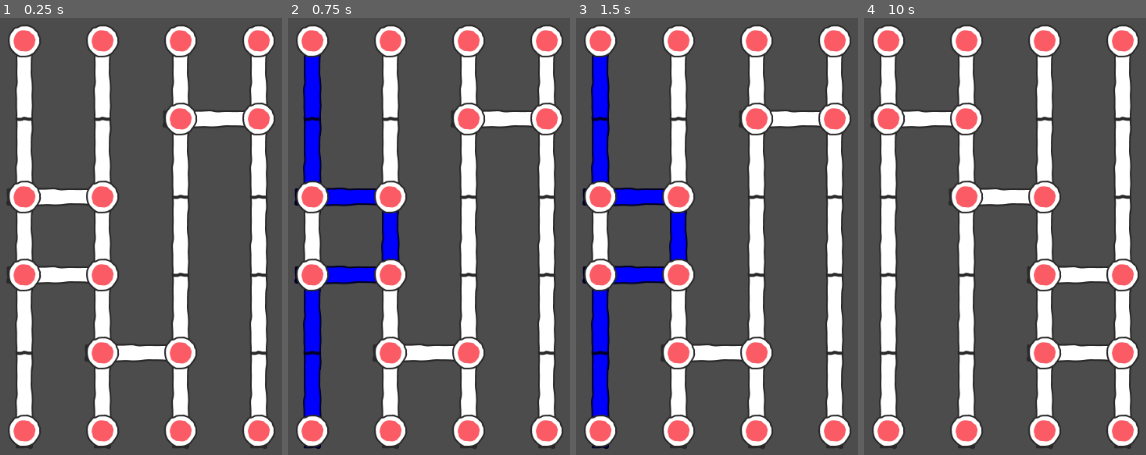
Above: before the commit, frames 1-4 (left to right).
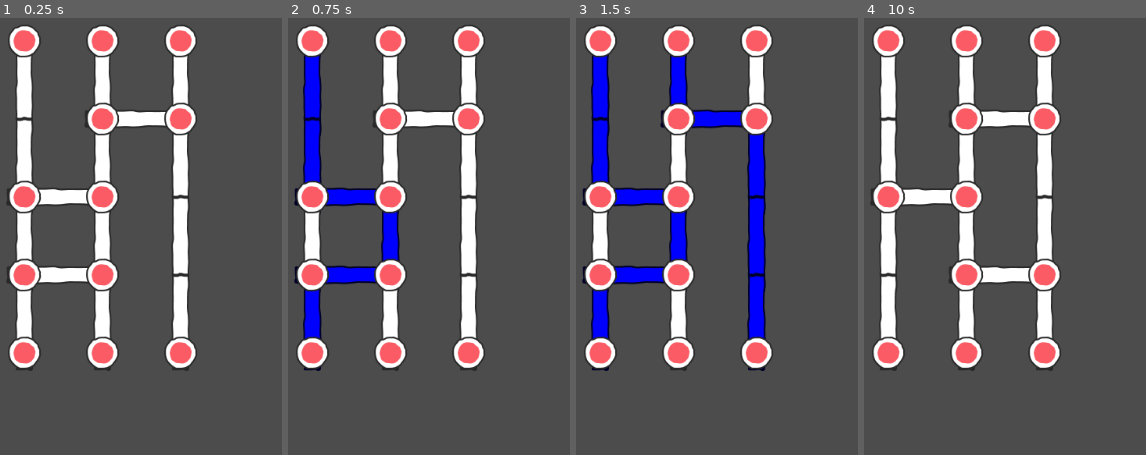
Above: after the commit, the same moments.

Repository: JoelCoyos/IngenieriaVideojuegos
Game: Godot game, scene res://Game.tscn
Two runs of this game, one before a commit and one after it. Both use one fixed random seed, a clock stepped at 60 frames per second and the inputs below.
Inputs (mouse positions are in pixels of both pictures, inside the frame that each line leads up to):
- Up to frame 1 (0.25 s): no input
- Up to frame 2 (0.75 s): tap Enter at 0.5 s; move the mouse to (313, 39) at 0.52 s; click (313, 39) at 0.6 s
- Up to frame 3 (1.5 s): tap Space at 1.25 s; move the mouse to (677, 39) at 1.27 s; click (677, 39) at 1.35 s
- Up to frame 4 (10 s): tap Enter at 2, 3.5 s; move the mouse to (1044, 39) at 2.02 s; click (1044, 39) at 2.1 s; tap Space at 2.75, 4.25 s; move the mouse to (1123, 39) at 2.77 s; click (1123, 39) at 2.85 s; move the mouse to (889, 433) at 3.52 s; click (889, 433) at 3.6 s; move the mouse to (965, 433) at 4.27 s; click (965, 433) at 4.35 s; move the mouse to (1044, 433) at 5.02 s; click (1044, 433) at 5.1 s; move the mouse to (1123, 433) at 5.77 s; click (1123, 433) at 5.85 s; move the mouse to (1123, 118) at 6.52 s; click (1123, 118) at 6.6 s; move the mouse to (1044, 118) at 7.27 s; click (1044, 118) at 7.35 s; move the mouse to (889, 197) at 8.02 s; click (889, 197) at 8.1 s; move the mouse to (965, 197) at 8.77 s; click (965, 197) at 8.85 s; move the mouse to (outside the picture) at 9.52 s; click (outside the picture) at 9.6 s

The runs differ from the first frame. In frame 1, 13% of the frame differs, in the area x 2-98%, y 1-99%; in frame 2, 13%; in frame 3, 17%; in frame 4, 19%.

Commit message:
iterator cambios

Diff:
--- a/Minigames/Iterator/GraphNode.gd
+++ b/Minigames/Iterator/GraphNode.gd
@@ -5,12 +5,15 @@
 var edge
 var x
 var y
+var hasBeenSelected
 
 func _ready():
 	connection=null
+	hasBeenSelected=false
 	pass
 
 func _input_event(viewport, event, shape_idx):
-	if(Input.is_action_just_pressed("game_select") and y == 0):
+	if(Input.is_action_just_pressed("game_select") and y == 0 and !hasBeenSelected):
 		emit_signal("selectStartingNode",x)
+		hasBeenSelected=true
 	pass
--- a/Minigames/Iterator/Iterator.gd
+++ b/Minigames/Iterator/Iterator.gd
@@ -11,7 +11,8 @@
 var edgeScene
 var rng
 var objectiveNode
-var hasSelected
+var gameIsOver
+var currentObjectiveNode
 
 func _init():
 	pass
@@ -33,11 +34,11 @@
 func StartMinigame():
 	t.set_wait_time(10)
 	t.start()
-	graph_width=4
-	graph_height=6
-	hasSelected=false
+	currentObjectiveNode=0
+	graph_width=3
+	graph_height=graph_width+2
+	gameIsOver=false
 	objectiveNode = rng.randi_range(0,graph_width-1)
-	print("El objetivo es el nodo ",objectiveNode+1)
 	AddNodes()
 	AddEdges()
 	yield(t, "timeout")
@@ -55,7 +56,7 @@
 		InstanceNode(i,0)
 	for i in range(0,graph_width):
 		InstanceNode(i,graph_height-1)
-	var order =[0,1,2,3]
+	var order = range(0,graph_width)
 	order.shuffle()
 	for i in range(0,graph_width):
 		var nodePos = order[i]
@@ -73,7 +74,7 @@
 	pass
 
 func SelectedNode(selectedPos):
-	if(hasSelected):
+	if(gameIsOver):
 		return
 	var y = 0
 	var x = selectedPos
@@ -96,11 +97,15 @@
 			y = node.connection.y
 			for edge in edgeDic[[Vector2(node.x,node.y),Vector2(node.connection.x,node.connection.y)]]:
 				edge.get_node("Sprite").self_modulate  = Color(0, 0, 1)
-	if(endNode == objectiveNode):
-		print("Ganaste!")
+	print(endNode)
+	if(endNode == currentObjectiveNode):
+		if(currentObjectiveNode==graph_width-1):
+			print("Ganaste!")
+			gameIsOver=true
+		currentObjectiveNode = currentObjectiveNode+1
 	else:
 		print("Perdiste :(")
-	hasSelected=true
+		gameIsOver=true
 	pass
 
 func AddEdges():
@@ -156,5 +161,5 @@
 		edge.rotation_degrees = 90
 		edgeDic[[pos1,pos2]]=[edge]
 		edgeDic[[pos2,pos1]]=[edge] #Esto es medio feo pero ya fue.
-		#Forma posible de arreglarlo, poner un set en el valor del diccionary??
+		#Forma posible de arreglarlo, poner un set en la clave del diccionary??
 	pass
